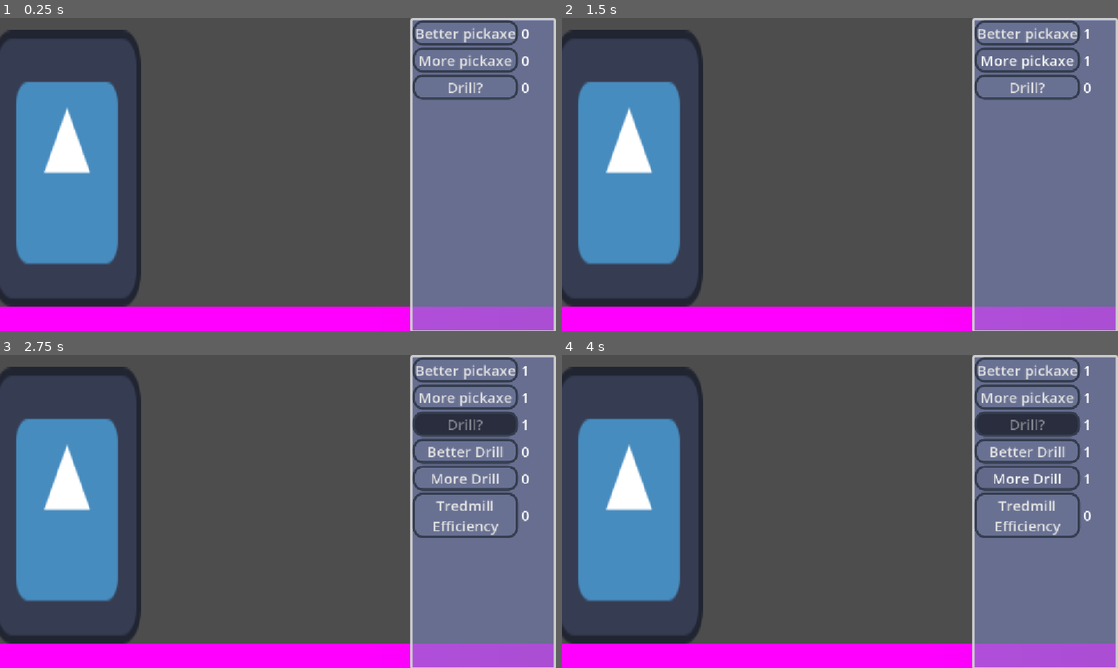
Above: before the commit, frames 1-4 (two rows, left to right).
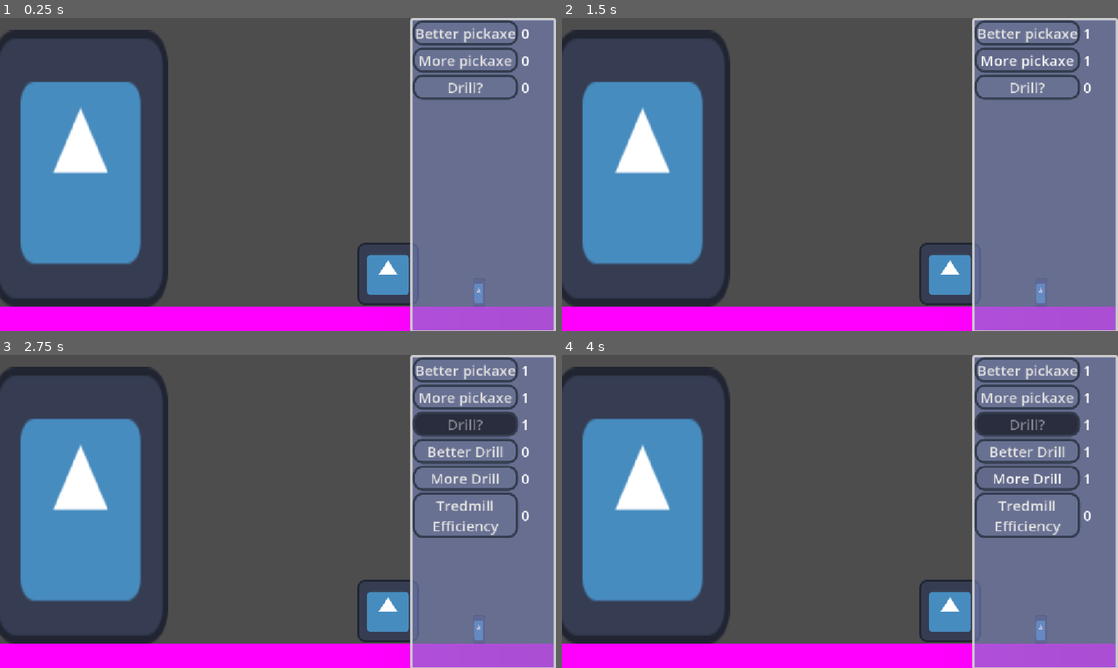
Above: after the commit, the same moments.

Repository: L99proof/jame-gam-game
Game: Godot game, scene res://world.tscn
Two runs of this game, one before a commit and one after it. Both use one fixed random seed, a clock stepped at 60 frames per second and the inputs below. The engine's default icon, where the game draws it, is replaced by a stand-in: a white triangle on a blue panel in a dark square.
Inputs:
- Up to frame 1 (0.25 s): no input
- Up to frame 2 (1.5 s): click "Better pickaxe" at 0.5 s; click "More pickaxe" at 1.25 s
- Up to frame 3 (2.75 s): click "Drill?" at 2 s
- Up to frame 4 (4 s): click "Better Drill" at 2.75 s; click "More Drill" at 3.5 s

The runs differ from the first frame. In frame 1, 6.7% of the frame differs, in the area x 0-87%, y 3-93%; in frame 2, 6.7%; in frame 3, 6.7%; in frame 4, 6.7%.

Commit message:
more stuff

Diff:
--- a/world.tscn
+++ b/world.tscn
@@ -1,7 +1,7 @@
 [gd_scene format=3 uid="uid://ckavqb25bdaul"]
 
 [ext_resource type="PackedScene" uid="uid://djf7keuxeyyoh" path="res://scenes/ui.tscn" id="1_f3sb7"]
-[ext_resource type="Script" uid="uid://boa5scnw8xkf7" path="res://camera_2d.gd" id="1_fj7yv"]
+[ext_resource type="Script" uid="uid://boa5scnw8xkf7" path="res://scripts/camera_2d.gd" id="1_fj7yv"]
 [ext_resource type="Texture2D" uid="uid://4q335xxs2p" path="res://sprites/icon.svg" id="3_tlwt5"]
 
 [sub_resource type="RectangleShape2D" id="RectangleShape2D_vddbn"]
@@ -33,7 +33,31 @@
 scale = Vector2(5176, 387.00003)
 texture = SubResource("PlaceholderTexture2D_jmv0p")
 
-[node name="big guy" type="Sprite2D" parent="." unique_id=1163431889]
-position = Vector2(-382, -286.5)
-scale = Vector2(2.3906252, 4.4765625)
+[node name="bigGuy" type="Sprite2D" parent="." unique_id=1163431889]
+position = Vector2(-354, -286.5)
+scale = Vector2(2.8281255, 4.4765625)
 texture = ExtResource("3_tlwt5")
+
+[node name="drill" type="Sprite2D" parent="." unique_id=929776969]
+position = Vector2(-737.99994, -121)
+scale = Vector2(3.171875, 1.890625)
+texture = ExtResource("3_tlwt5")
+
+[node name="tredmill" type="Sprite2D" parent="." unique_id=349309882]
+position = Vector2(-1311.0001, -39.000004)
+scale = Vector2(2.984375, 0.609375)
+texture = ExtResource("3_tlwt5")
+
+[node name="pickaxeStand?" type="Sprite2D" parent="." unique_id=1836593163]
+position = Vector2(283, -68)
+texture = ExtResource("3_tlwt5")
+
+[node name="fence" type="Sprite2D" parent="." unique_id=1547652429]
+position = Vector2(471, -29.000002)
+scale = Vector2(0.20312507, 0.46874997)
+texture = ExtResource("3_tlwt5")
+
+[node name="fence2" type="Sprite2D" parent="." unique_id=1527351140]
+position = Vector2(803, -29)
+scale = Vector2(0.15624748, 0.4719848)
+texture = ExtResource("3_tlwt5")
Renamed: camera_2d.gd -> scripts/camera_2d.gd
Renamed: camera_2d.gd.uid -> scripts/camera_2d.gd.uid
Not shown, changed: .gitignore
